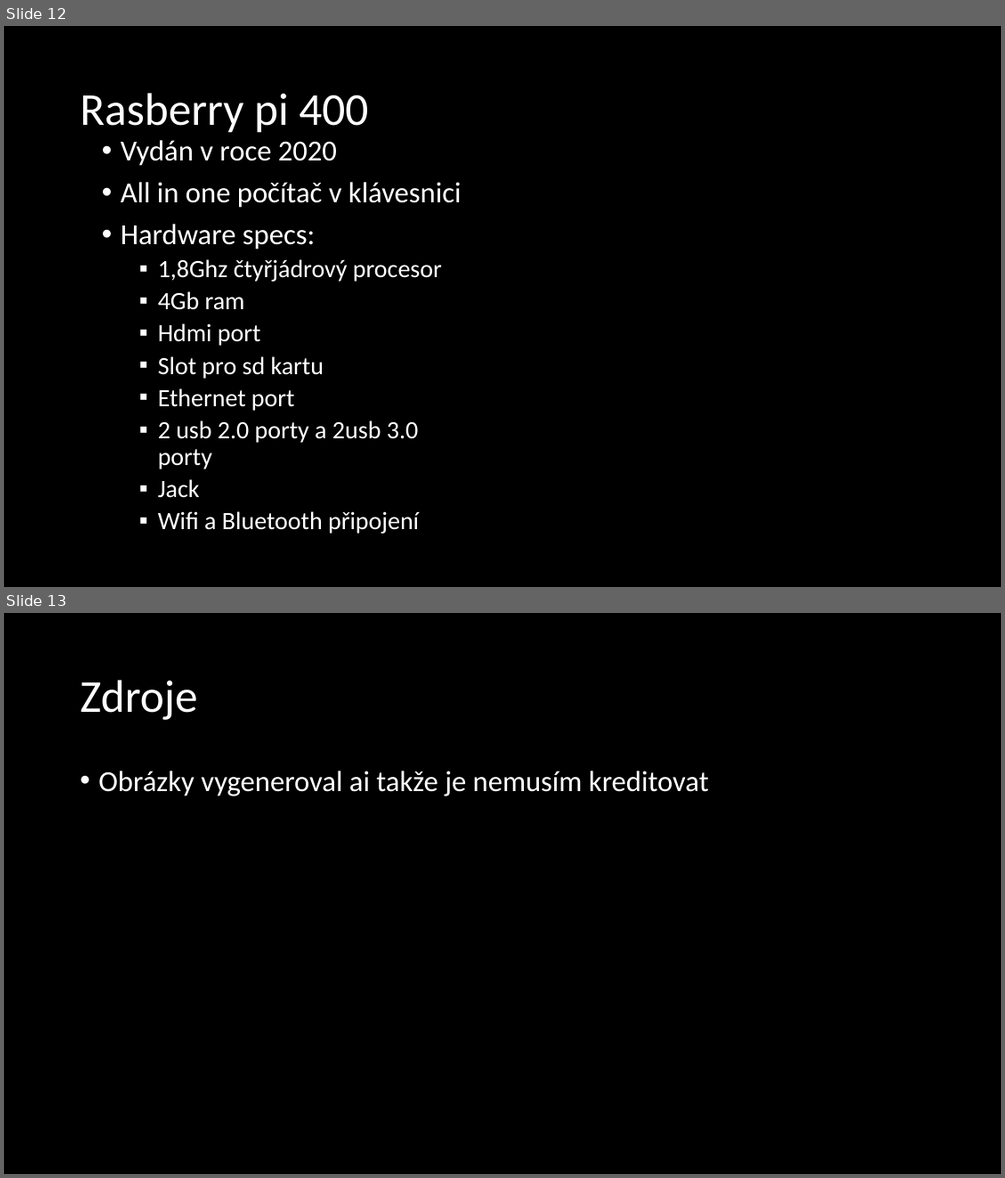
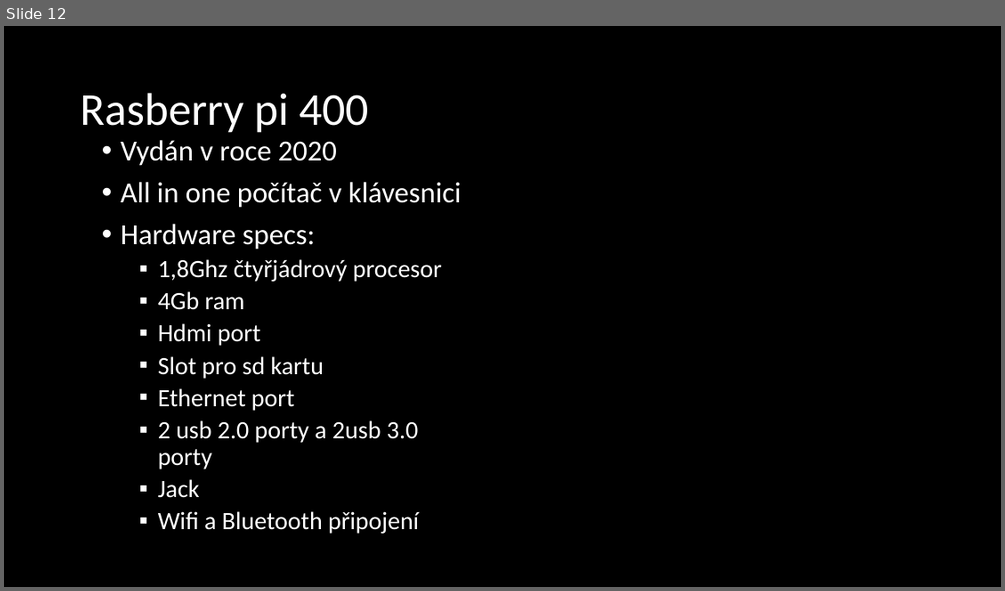
Before and after one commit to rfc79/Prezentace, a slide deck: formánek.ppsx. Shown one above the other, each under a label of ours: slides 12 and 13 before the commit, slide 12 after it. The pictures are 1005x1178 and 1005x591 pixels, drawn with LibreOffice and Linux fonts; fonts in the diff are those of the drawing. Boxes give left, top, right and bottom in pixels: in the first picture for what was removed or moved away, otherwise in the second. Text is boxed around its words. In the diff, an @@ line names an element or a change of style, - is before the commit and + after.

```diff
--- a/formánek.ppsx
+++ b/formánek.ppsx
@@ slide 13 removed at (4, 613, 1001, 1174), background #000000 @@
@@ title removed at (80, 680, 197, 720) @@
-Zdroje
@@ text removed at (98, 771, 709, 796) @@
-• Obrázky vygeneroval ai takže je nemusím kreditovat
```
Also in this commit, not shown: 3 slides changed, 5 slides added, 1 other file.
